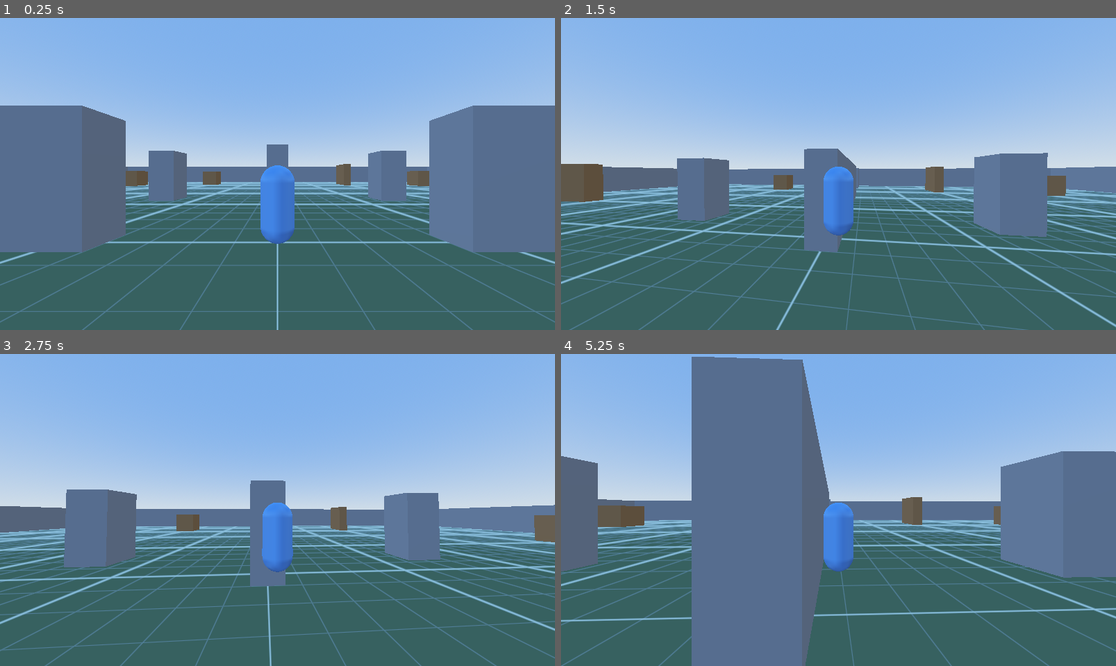
Above: before the commit, frames 1-4 (two rows, left to right).
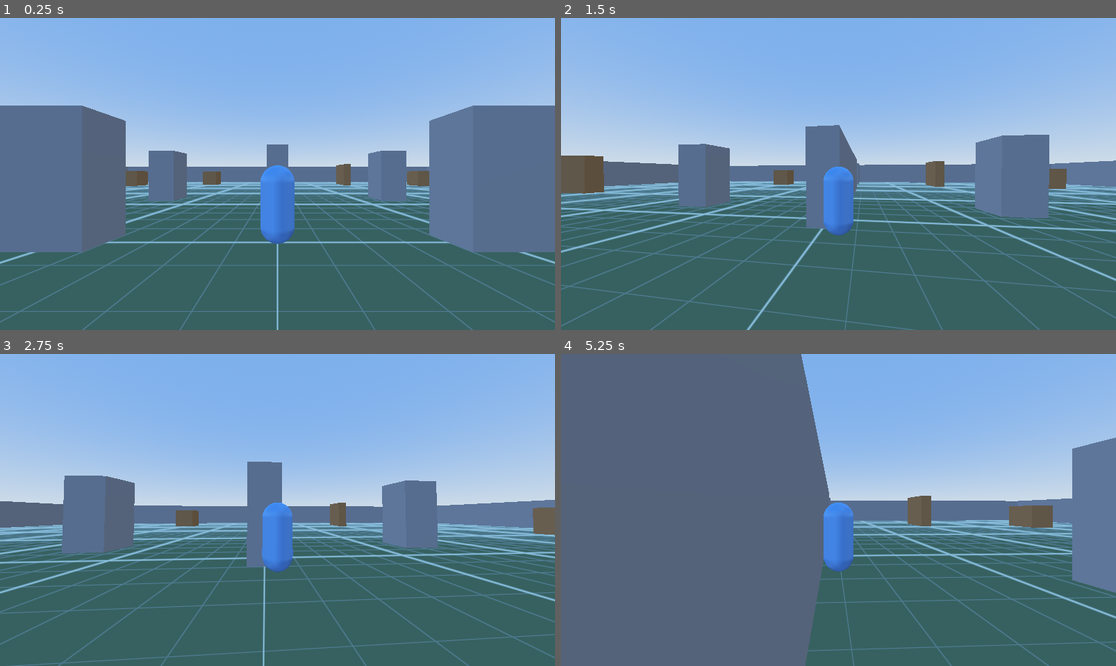
Above: after the commit, the same moments.

Repository: Rorky47/Guilty-Hands
Game: Godot game, scene res://Main3D.tscn
Same seed, same stepped clock (60 frames per second), same inputs: the game is played once before the commit and once after it.
Inputs (mouse positions are in pixels of both pictures, inside the frame that each line leads up to):
- Up to frame 1 (0.25 s): no input
- Up to frame 2 (1.5 s): tap Enter (ui_accept) at 0.5 s; move the mouse to (866, 174) at 0.52 s; hold W (move_forward) from 0.53 s (still down); tap Space (jump) at 0.6, 0.77, 1.07 s; move the mouse to (810, 174) at 1.27 s; tap Shift (sprint) at 1.35 s
- Up to frame 3 (2.75 s): keep holding W (move_forward); tap Space (jump) at 1.52, 1.55, 1.82, 2.1 s; move the mouse to (288, 503) at 2.02 s
- Up to frame 4 (5.25 s): keep holding W (move_forward); move the mouse to (832, 516) at 2.77 s; tap Shift (sprint) at 2.85, 4.35 s; tap Space (jump) at 3.02, 3.05, 3.32, 3.6, 3.77, 4.07, 4.52, 4.55, 4.82, 5.1 s; move the mouse to (877, 513) at 3.52 s; move the mouse to (794, 506) at 4.27 s; move the mouse to (844, 510) at 5.02 s

The runs differ from the first frame. In frame 1, less than 0.1% of the frame differs, in the area x 61-62%, y 46-54%; in frame 2, 15%; in frame 3, 14%; in frame 4, 27%, in the area x 0-100%, y 0-100%.

Commit message:
Tighten jump: asymmetric gravity to kill the floaty apex
Replace the single ProjectSettings gravity (9.8, symmetric) with tunable
@export gravity (20) plus fall_multiplier (1.8): while falling, gravity is
scaled up so you drop faster than you rise. jump_velocity retuned 5 -> 7 to
keep the same jump height.

Net: same peak height (~1.28 m) but airtime drops ~1.0s -> ~0.63s with the
fall snappier than the rise, removing the apex hang. All values @export for
tuning. New group "Jump & Gravity" holds jump_velocity / gravity /
fall_multiplier.

Verified headless: clean run; measured peak 1.28 m, apex 0.35s, airtime 0.63s.

Co-Authored-By: Claude Opus 4.8 (1M context) <noreply@anthropic.com>

Diff:
--- a/player3d.gd
+++ b/player3d.gd
@@ -17,7 +17,13 @@
 @export_group("Speed")
 @export var move_speed: float = 5.0
 @export var sprint_speed: float = 9.0
-@export var jump_velocity: float = 5.0
+
+@export_group("Jump & Gravity")
+@export var jump_velocity: float = 7.0
+## Upward/base gravity (m/s²). Higher than Godot's realistic 9.8 to cut apex hang.
+@export var gravity: float = 20.0
+## While falling, gravity is multiplied by this so you drop faster than you rise.
+@export var fall_multiplier: float = 1.8
 
 @export_group("Acceleration")
 ## How fast horizontal velocity ramps toward the target while grounded (m/s²).
@@ -43,9 +49,6 @@
 
 @onready var spring_arm: SpringArm3D = $SpringArm3D
 @onready var camera: Camera3D = $SpringArm3D/Camera3D
-
-# Project gravity (matches RigidBody/other physics), read once at startup.
-var _gravity: float = ProjectSettings.get_setting("physics/3d/default_gravity", 9.8)
 
 
 func _ready() -> void:
@@ -78,7 +81,9 @@
 	var on_floor := is_on_floor()
 
 	if not on_floor:
-		velocity.y -= _gravity * delta
+		# Asymmetric gravity: fall faster than you rise for a snappier, less floaty arc.
+		var g: float = gravity * (fall_multiplier if velocity.y < 0.0 else 1.0)
+		velocity.y -= g * delta
 
 	if Input.is_action_just_pressed("jump") and on_floor:
 		velocity.y = jump_velocity
